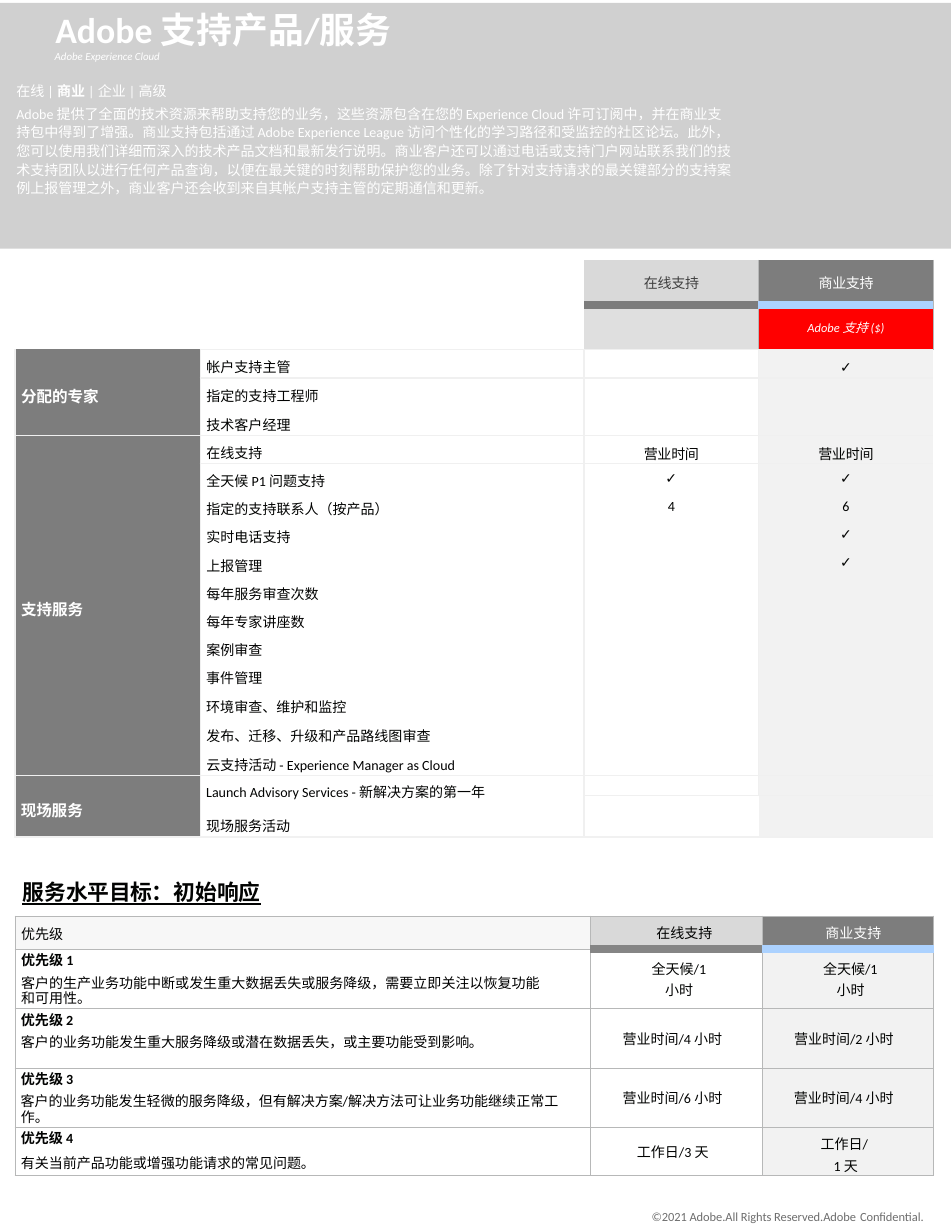
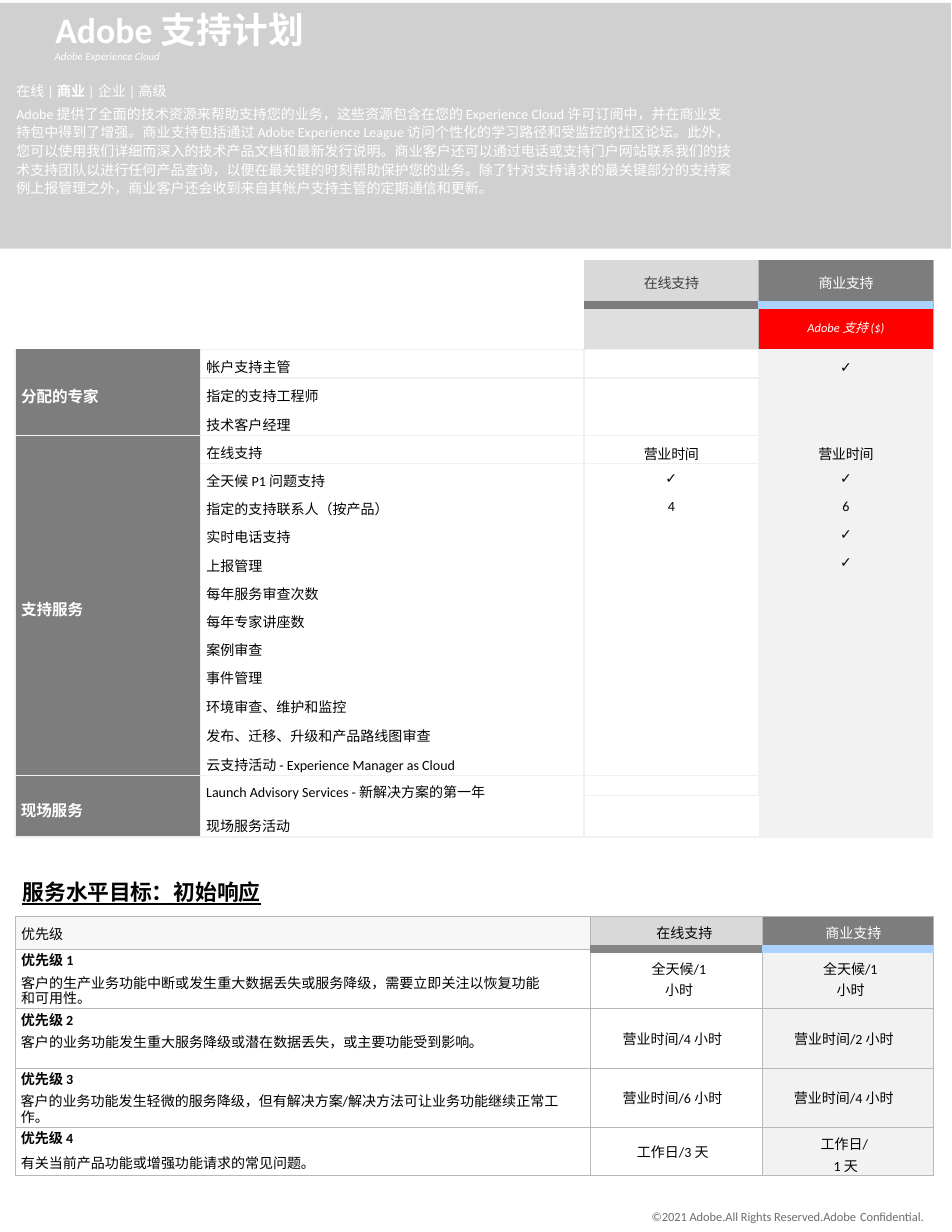
Before and after one commit to AdobeDocs/support-resources.zh-Hans, a slide deck: slide 1 of help/data-sheets/assets/BusinessSupportDatasheet.pptx. Drawn at 952x1232 pixels with LibreOffice and Linux fonts; fonts in the diff are those of the drawing; grey boxes stand for pictures; background and template pictures are left out. Boxes give left, top, right and bottom in pixels: in the first picture for what was removed or moved away, otherwise in the second. Text is boxed around its words. In the diff, an @@ line names an element or a change of style, - is before the commit and + after.

```diff
--- a/help/data-sheets/assets/BusinessSupportDatasheet.pptx
+++ b/help/data-sheets/assets/BusinessSupportDatasheet.pptx
@@ title at (x1=55, y1=13, x2=304, y2=46): text changed @@
-Adobe 支持产品/服务
+Adobe 支持计划
```
Also in this commit, not shown: 3 other files.
